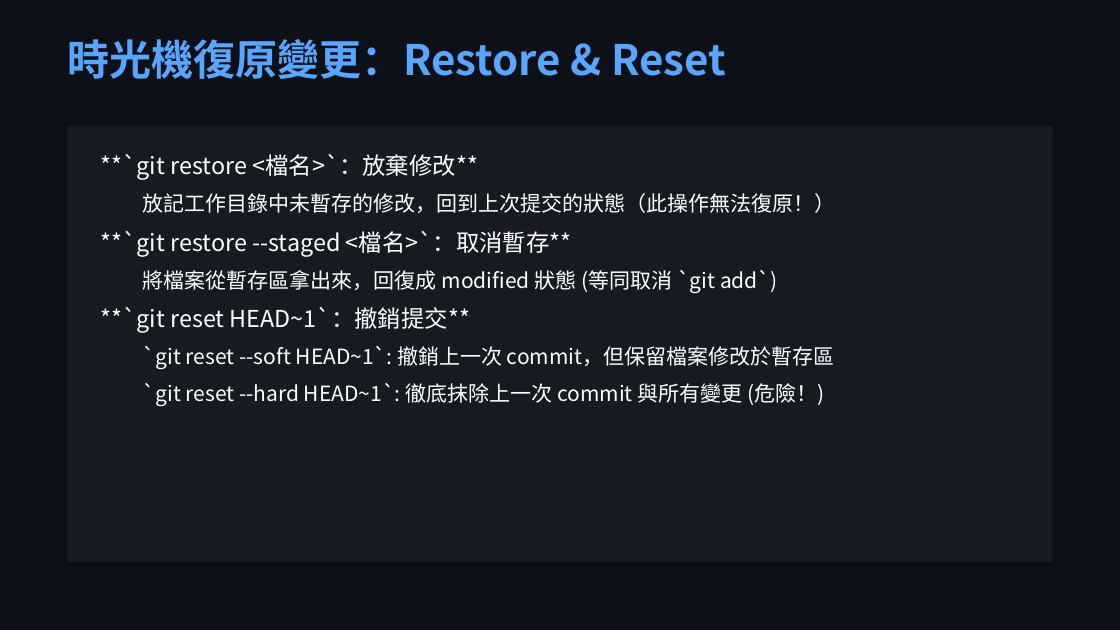
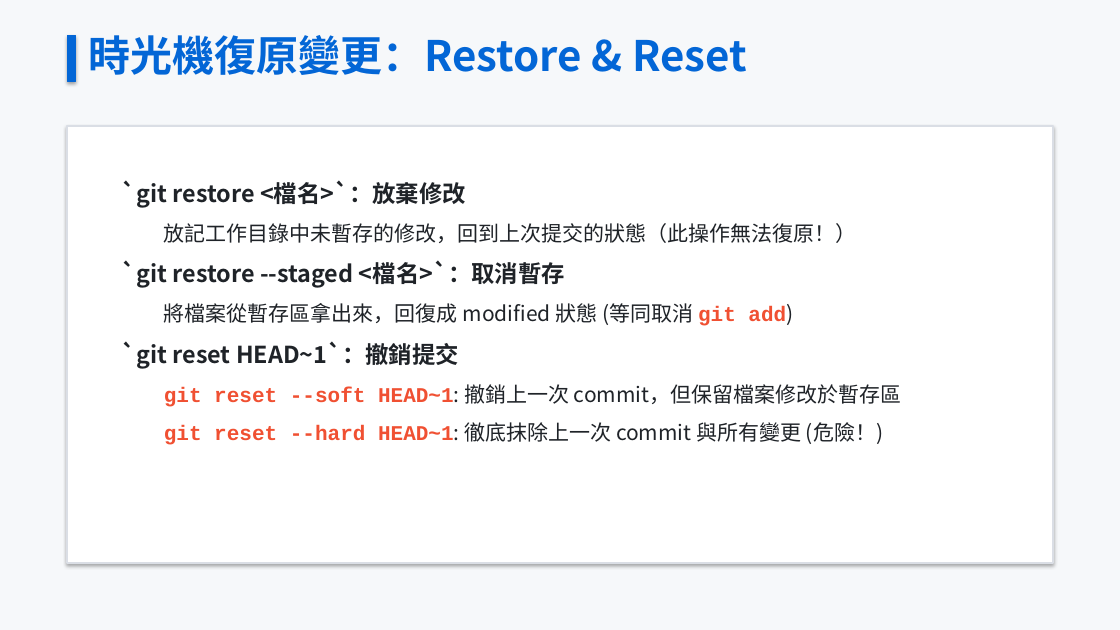
Before and after one commit to oscar7692000-beep/teaching-materials-course, a slide deck: slide 13 of GitHub_教學簡報.pptx. Drawn at 1120x630 pixels with LibreOffice and Linux fonts; fonts in the diff are those of the drawing. Boxes give left, top, right and bottom in pixels: in the first picture for what was removed or moved away, otherwise in the second. Text is boxed around its words. In the diff, an @@ line names an element or a change of style, - is before the commit and + after.

```diff
--- a/GitHub_教學簡報.pptx
+++ b/GitHub_教學簡報.pptx
@@ background #0D1117 to #F6F8FA @@
@@ text "時光機復原變更：Restore & Reset" moved from (x1=67, y1=39, x2=726, y2=79) to (x1=88, y1=35, x2=747, y2=75) @@
@@ text "時光機復原變更：Restore & Reset" at (x1=88, y1=35, x2=747, y2=75): text colour #58A6FF to #0366D6 @@
@@ rectangle added at (x1=67, y1=35, x2=76, y2=82), fill #0366D6, outline #0366D6 0.75 pt @@
@@ rectangle at (x1=67, y1=126, x2=1053, y2=563): fill #161B22 to #FFFFFF; outline none to #DADEE5 1.5 pt @@
@@ text at (x1=122, y1=180, x2=466, y2=208): text changed; text colour #FFFFFF to #1F2328; bold on @@
-**`git restore <檔名>`：放棄修改**
+`git restore <檔名>`：放棄修改
@@ text at (x1=164, y1=223, x2=857, y2=243): text colour #FFFFFF to #1F2328 in "放記工作目錄中未暫存的修改，回到上次提交的狀態（此操作無法復原！）"; line spacing 1 to 1.25; less space between paragraphs @@
@@ text at (x1=122, y1=260, x2=902, y2=445): text changed; text colour #FFFFFF to #1F2328; bold on @@
-**`git restore --staged <檔名>`：取消暫存**
-  將檔案從暫存區拿出來，回復成 modified 狀態 (等同取消 `git add`)
-**`git reset HEAD~1`：撤銷提交**
-  `git reset --soft HEAD~1`: 撤銷上一次 commit，但保留檔案修改於暫存區
-  `git reset --hard HEAD~1`: 徹底抹除上一次 commit 與所有變更 (危險！)
+`git restore --staged <檔名>`：取消暫存
+  將檔案從暫存區拿出來，回復成 modified 狀態 (等同取消 git add)
+`git reset HEAD~1`：撤銷提交
+  git reset --soft HEAD~1: 撤銷上一次 commit，但保留檔案修改於暫存區
+  git reset --hard HEAD~1: 徹底抹除上一次 commit 與所有變更 (危險！)
```
Also in this commit, not shown: 24 other slides changed, 31 other files.
